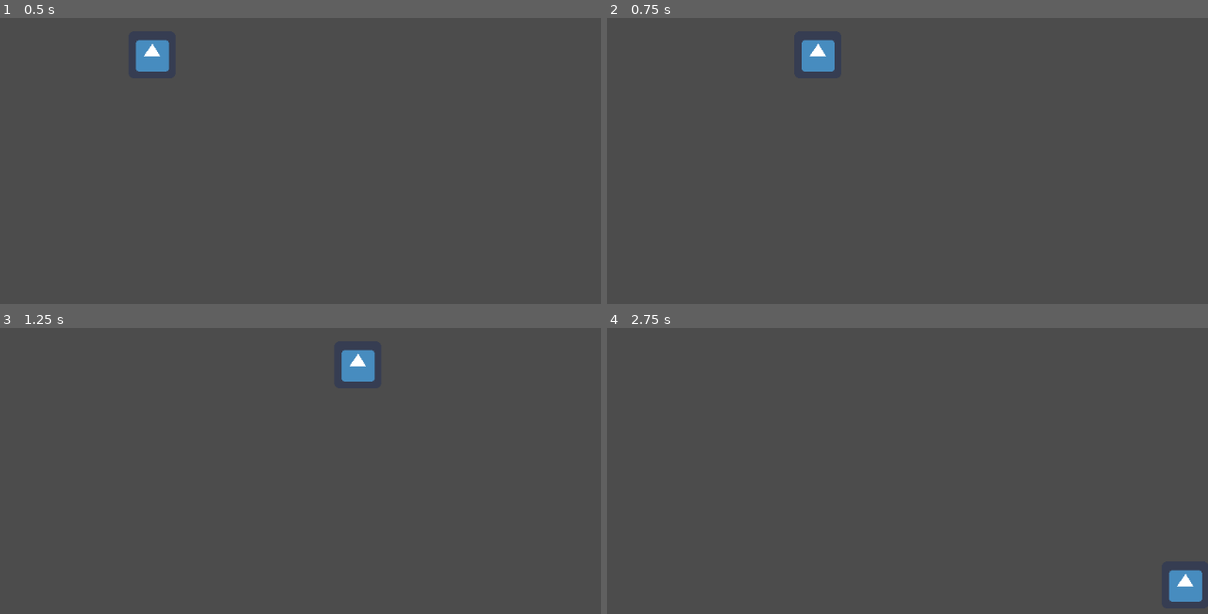
Above: before the commit, frames 1-4 (two rows, left to right).
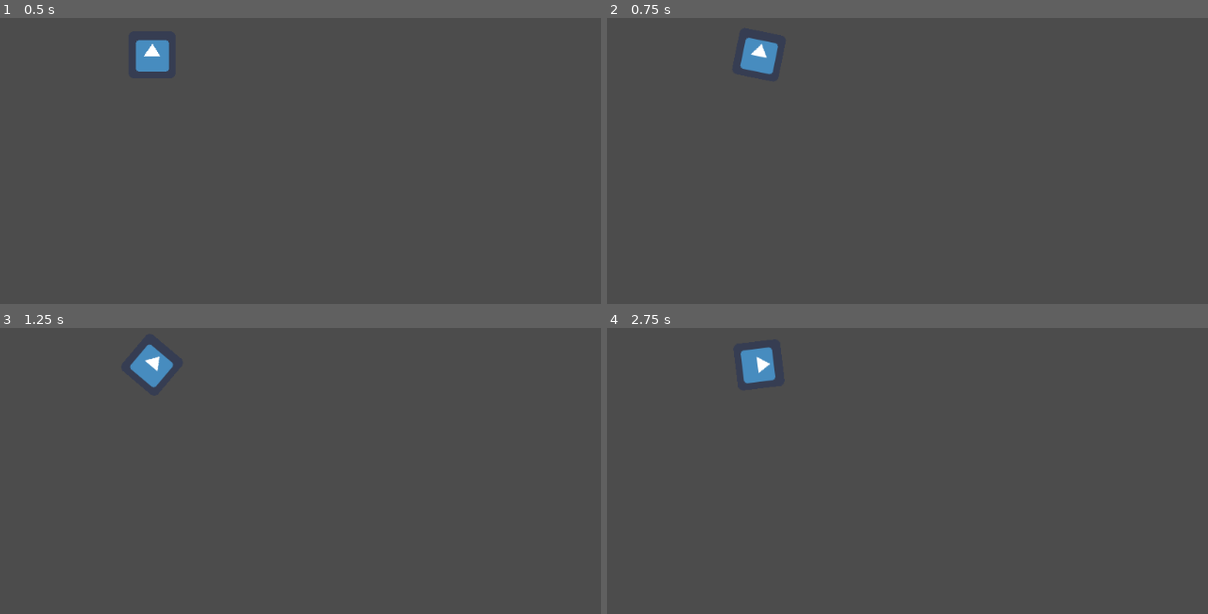
Above: after the commit, the same moments.

Repository: marianafcosta/asteroids
Game: Godot game, scene res://Player.tscn
Two runs of this game, one before a commit and one after it. Both use one fixed random seed, a clock stepped at 60 frames per second and the inputs below. The engine's default icon, where the game draws it, is replaced by a stand-in: a white triangle on a blue panel in a dark square.
Inputs:
- Up to frame 1 (0.5 s): no input
- Up to frame 2 (0.75 s): tap Enter at 0.5 s; hold Right (ui_right) from 0.53 s (still down)
- Up to frame 3 (1.25 s): keep holding Right (ui_right)
- Up to frame 4 (2.75 s): release Right (ui_right) at 1.28 s; hold Down (ui_down) 1.28-2.03 s; hold Right (ui_right) from 2.03 s (still down)

Frame 1 is identical in both runs. In frame 2, 1.2% of the frame differs, in the area x 22-38%, y 6-20%; in frame 3, 1.3%, in the area x 21-63%, y 5-22%; in frame 4, 1.3%.

Commit message:
Add player movement without acceleration

Diff:
--- a/Player.gd
+++ b/Player.gd
@@ -1,10 +1,9 @@
 extends Area2D
 
 
-# Declare member variables here. Examples:
-# var a = 2
-# var b = "text"
-export var speed = 400
+export var speed = 100
+export var angular_speed = 1 # NOTE: Radians
+var direction = Vector2(0, 1)
 var screen_size
 
 func _ready():
@@ -12,16 +11,33 @@
 
 func _process(delta):
 	var velocity = Vector2()
-	if Input.is_action_pressed("ui_down"):
-		velocity.y = 1
+	var should_move = Input.is_action_pressed("ui_up");
+	var rotation = 0;
+
 	if Input.is_action_pressed("ui_left"):
-		velocity.x = -1
-	if Input.is_action_pressed("ui_up"):
-		velocity.y = -1
+		rotation = -(angular_speed * delta) # NOTE: Angle that it should rotate
 	if Input.is_action_pressed("ui_right"):
-		velocity.x = 1
-	if velocity.length() > 0:
-		velocity = velocity.normalized() * speed
-	position += velocity * delta
-	position.x = clamp(position.x, 0, screen_size.x)
-	position.y = clamp(position.y, 0, screen_size.y)
+		rotation = angular_speed * delta
+
+	var old_x = direction.x
+	var old_y = direction.y
+
+	self.rotate(rotation)
+
+	direction.x = old_x * cos(rotation) - old_y * sin(rotation)
+	direction.y = old_x * sin(rotation) + old_y * cos(rotation)
+
+	if should_move:
+		velocity = direction.normalized() * speed
+		position += velocity * delta
+		position.x = clamp(position.x, 0, screen_size.x)
+		position.y = clamp(position.y, 0, screen_size.y)
+
+	# NOTES
+	# -> The player always starts turned down
+	# -> So the initial direction will always be (0,1)
+	# -> a = delta_v / delta_t
+	# -> delta_v = v - v0
+	# -> v = v0 + a * delta_t
+	# -> The direction is always a unit vector
+	# -> Need to check out rotational movement equations
